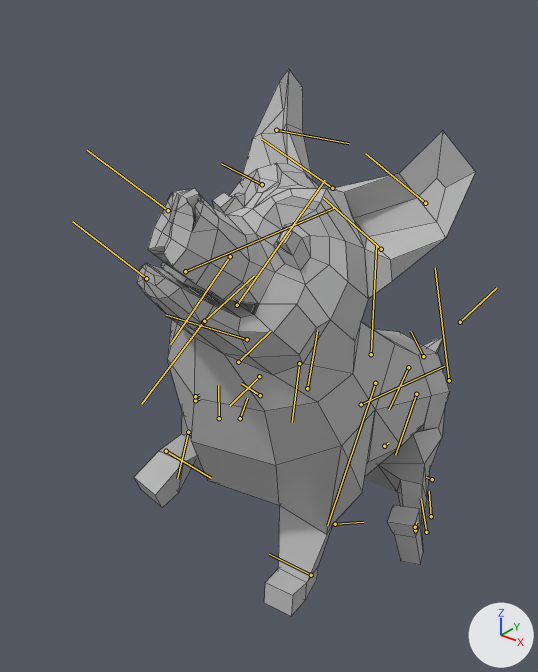
The FBX model Happy Hounds VR/Assets/Art/Animations/Dug/New FBX_s/Corgi@CorgiSittingPetting.fbx as it was, and as the next commit left it.
The view is the same before and after, from a 50 mm camera at (0.338, -0.497, 0.479) aimed at (-0.022, -0.046, 0.199). Every picture has the same lights, and +X, +Y and +Z are marked at lower right. Both versions are drawn at frame 231 of the action 'Take 001'; the numbers are the values there. The bones that bend it are drawn over the model as lines. Mesh edges are drawn as thin lines.

Objects in the first picture: 'Corgi'.
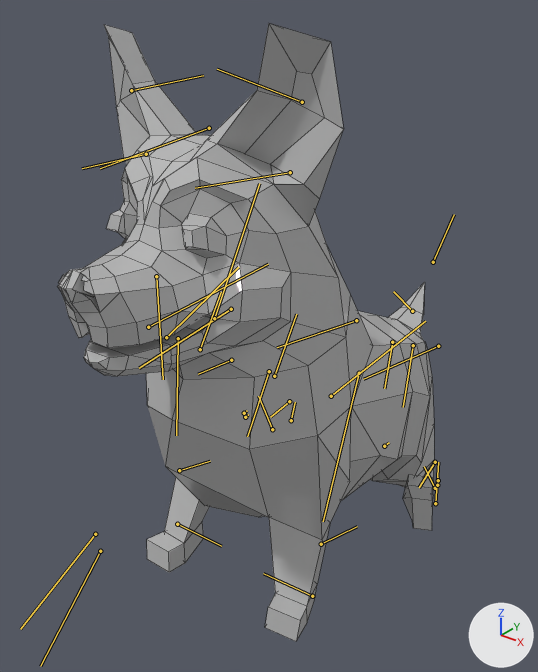
The change in detail:
Bone 'Bip002 Pelvis' (bone_bip002_pelvis) moves from (-6.7, 12.5, 0.0) to (-1.7, 8.7, 0.0).
Bone 'Bip002 Pelvis' (bone_bip002_pelvis) turns from (0, 0, -34) to (0, 0, 1) degrees about its own x, y and z.
Bone 'Bip002 Spine' (bone_bip002_spine) turns from (0, 0, 0) to (0, 0, -11) degrees about its own x, y and z.
Bone 'Bip002 Spine1' (bone_bip002_spine1) turns from (0, 0, 2) to (2, 0, -14) degrees about its own x, y and z.
Bone 'Bip002 Spine2' (bone_bip002_spine2) moves from (0.0, 0.0, 0.0) to (0.1, -0.3, 0.0).
Bone 'Bip002 Spine2' (bone_bip002_spine2) turns from (0, 0, 17) to (0, -1, -13) degrees about its own x, y and z.
Bone 'Bip002 Head' (bone_bip002_head) turns from (-1, -13, -35) to (0, 2, 23) degrees about its own x, y and z.
Bone 'Bone005' (bone_bone005) moves from (0.0, 0.0, 0.0) to (-1.5, -1.7, 0.2).
Bone 'Bone005' (bone_bone005) turns from (0, 0, 0) to (-22, -1, 6) degrees about its own x, y and z.
Bone 'EarRightBase001' (bone_earrightbase001) turns from (1, 3, 11) to (1, 0, 0) degrees about its own x, y and z.
Bone 'EarRightBase001' (bone_earrightbase001) is rescaled from (1.01, 0.99, 1.0) to (1.0, 1.0, 1.0).
Bone 'Bip002 L Clavicle' (bone_bip002_l_clavicle) moves from (0.2, 0.1, -1.0) to (0.0, 0.0, 0.0).
Bone 'Bip002 L Clavicle' (bone_bip002_l_clavicle) turns from (-1, 0, 0) to (0, 0, 0) degrees about its own x, y and z.
Bone 'Bip002 L UpperArm' (bone_bip002_l_upperarm) turns from (2, 12, 15) to (7, 8, 51) degrees about its own x, y and z.
Bone 'Bip002 L Forearm' (bone_bip002_l_forearm) moves from (0.0, 0.0, 0.0) to (1.6, -2.5, 0.3).
Bone 'Bip002 L Hand' (bone_bip002_l_hand) moves from (0.0, 0.0, 0.0) to (0.4, 0.0, 0.6).
Bone 'Bip002 L Hand' (bone_bip002_l_hand) turns from (2, -19, -15) to (-9, -3, -6) degrees about its own x, y and z.
Bone 'Bip002 R Clavicle' (bone_bip002_r_clavicle) moves from (0.2, 0.1, 1.0) to (0.0, 0.0, 0.0).
Bone 'Bip002 R Clavicle' (bone_bip002_r_clavicle) turns from (4, 21, 42) to (0, 0, 0) degrees about its own x, y and z.
Bone 'Bip002 R UpperArm' (bone_bip002_r_upperarm) turns from (11, -37, -10) to (-9, -11, 50) degrees about its own x, y and z.
Bone 'Bip002 R Forearm' (bone_bip002_r_forearm) moves from (0.0, 0.0, 0.0) to (1.8, -2.3, -0.4).
Bone 'Bip002 R Forearm' (bone_bip002_r_forearm) turns from (0, 0, -89) to (0, 0, -20) degrees about its own x, y and z.
Bone 'Bip002 R Hand' (bone_bip002_r_hand) moves from (0.0, 0.0, 0.0) to (0.4, -0.1, -0.6).
Bone 'Bip002 R Hand' (bone_bip002_r_hand) turns from (1, 123, -13) to (1, 6, -10) degrees about its own x, y and z.
Bone 'Bip002 L Thigh' (bone_bip002_l_thigh) turns from (2, 18, 42) to (0, 0, 0) degrees about its own x, y and z.
Bone 'Bip002 L Calf' (bone_bip002_l_calf) moves from (0.0, 0.0, 0.0) to (-6.0, 0.8, -3.1).
Bone 'Bip002 L Calf' (bone_bip002_l_calf) turns from (0, 0, 0) to (0, 0, 9) degrees about its own x, y and z.
Bone 'Bip002 L HorseLink' (bone_bip002_l_horselink) moves from (0.0, 0.0, 0.0) to (0.6, 1.5, -0.3).
Bone 'Bip002 L HorseLink' (bone_bip002_l_horselink) turns from (0, 0, 0) to (22, 4, 41) degrees about its own x, y and z.
Bone 'Bip002 L Foot' (bone_bip002_l_foot) moves from (0.0, 0.0, 0.0) to (-0.3, 0.2, -1.4).
Bone 'Bip002 L Foot' (bone_bip002_l_foot) turns from (0, 0, -3) to (-20, 31, 25) degrees about its own x, y and z.
Bone 'Bip002 R Thigh' (bone_bip002_r_thigh) turns from (-1, -22, 48) to (0, 0, 0) degrees about its own x, y and z.
Bone 'Bip002 R Calf' (bone_bip002_r_calf) moves from (0.0, 0.0, 0.0) to (-6.1, 0.9, 3.6).
Bone 'Bip002 R Calf' (bone_bip002_r_calf) turns from (0, 0, 0) to (0, 0, 22) degrees about its own x, y and z.
Bone 'Bip002 R HorseLink' (bone_bip002_r_horselink) moves from (0.0, 0.0, 0.0) to (-0.5, 0.1, 0.0).
Bone 'Bip002 R HorseLink' (bone_bip002_r_horselink) turns from (0, 0, 5) to (-5, -12, 43) degrees about its own x, y and z.
Bone 'Bip002 R Foot' (bone_bip002_r_foot) moves from (0.0, 0.0, 0.0) to (0.2, -0.2, 0.0).
Bone 'Bip002 R Foot' (bone_bip002_r_foot) turns from (0, 0, -3) to (25, 8, 4) degrees about its own x, y and z.
Bone 'Bip002 Tail' (bone_bip002_tail) turns from (0, -21, 34) to (0, 0, 22) degrees about its own x, y and z.

Location of each change, [x1, y1, x2, y2] in pixels of the pictures (538 x 672 px):
'Corgi', posed (10% wider, 13% taller)
    before: [134, 69, 476, 616]
    after: [58, 23, 434, 641]
bone 'Bip002 Pelvis', root to tip
    before: (408, 367) to (389, 409)
    after: (392, 342) to (384, 388)
bone 'Bip002 Spine', root to tip
    before: (416, 394) to (395, 455)
    after: (413, 345) to (403, 407)
bone 'Bip002 Spine1', root to tip
    before: (375, 383) to (327, 525)
    after: (359, 373) to (323, 521)
bone 'Bip002 Spine2', root to tip
    before: (299, 363) to (292, 422)
    after: (269, 371) to (247, 436)
bone 'Bip002 Head', root to tip
    before: (247, 339) to (166, 315)
    after: (231, 309) to (139, 368)
bone 'Bone005', root to tip
    before: (237, 305) to (325, 180)
    after: (214, 318) to (259, 183)
bone 'EarRightBase001', root to tip
    before: (262, 184) to (221, 163)
    after: (146, 154) to (82, 168)
bone 'Bip002 L Clavicle', root to tip
    before: (307, 388) to (317, 330)
    after: (274, 376) to (296, 314)
bone 'Bip002 L UpperArm', root to tip
    before: (361, 404) to (444, 366)
    after: (331, 396) to (425, 321)
bone 'Bip002 L Forearm', root to tip
    before: (335, 524) to (363, 522)
    after: (321, 544) to (357, 526)
bone 'Bip002 L Hand', root to tip
    before: (311, 575) to (269, 554)
    after: (312, 596) to (263, 573)
bone 'Bip002 R Clavicle', root to tip
    before: (238, 362) to (270, 331)
    after: (200, 349) to (221, 292)
bone 'Bip002 R UpperArm', root to tip
    before: (204, 321) to (254, 276)
    after: (166, 337) to (238, 267)
bone 'Bip002 R Forearm', root to tip
    before: (188, 432) to (177, 478)
    after: (179, 470) to (210, 461)
bone 'Bip002 R Hand', root to tip
    before: (166, 451) to (211, 478)
    after: (177, 524) to (221, 546)
bone 'Bip002 L Thigh', root to tip
    before: (449, 380) to (435, 267)
    after: (438, 346) to (363, 379)
bone 'Bip002 L Calf', root to tip
    before: (432, 479) to (426, 477)
    after: (435, 462) to (419, 487)
bone 'Bip002 L HorseLink', root to tip
    before: (431, 516) to (429, 491)
    after: (435, 488) to (424, 466)
bone 'Bip002 L Foot', root to tip
    before: (426, 532) to (421, 498)
    after: (435, 503) to (438, 462)
bone 'Bip002 R Thigh', root to tip
    before: (371, 354) to (376, 244)
    after: (356, 320) to (277, 347)
bone 'Bip002 R Calf', root to tip
    before: (260, 395) to (241, 383)
    after: (289, 401) to (270, 417)
bone 'Bip002 R HorseLink', root to tip
    before: (240, 418) to (247, 398)
    after: (291, 420) to (295, 402)
bone 'Bip002 R Foot', root to tip
    before: (219, 418) to (218, 385)
    after: (272, 429) to (258, 396)
bone 'Bip002 Tail', root to tip
    before: (423, 356) to (411, 331)
    after: (412, 311) to (393, 291)
